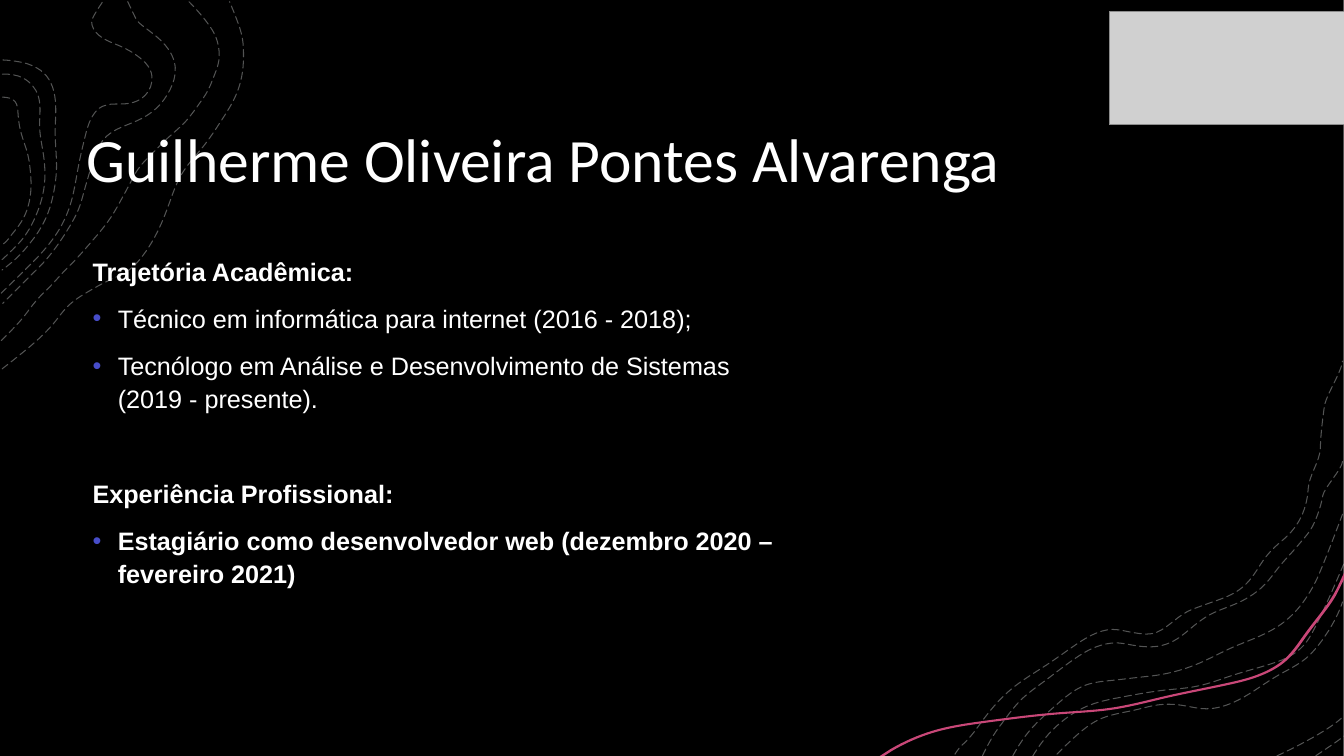
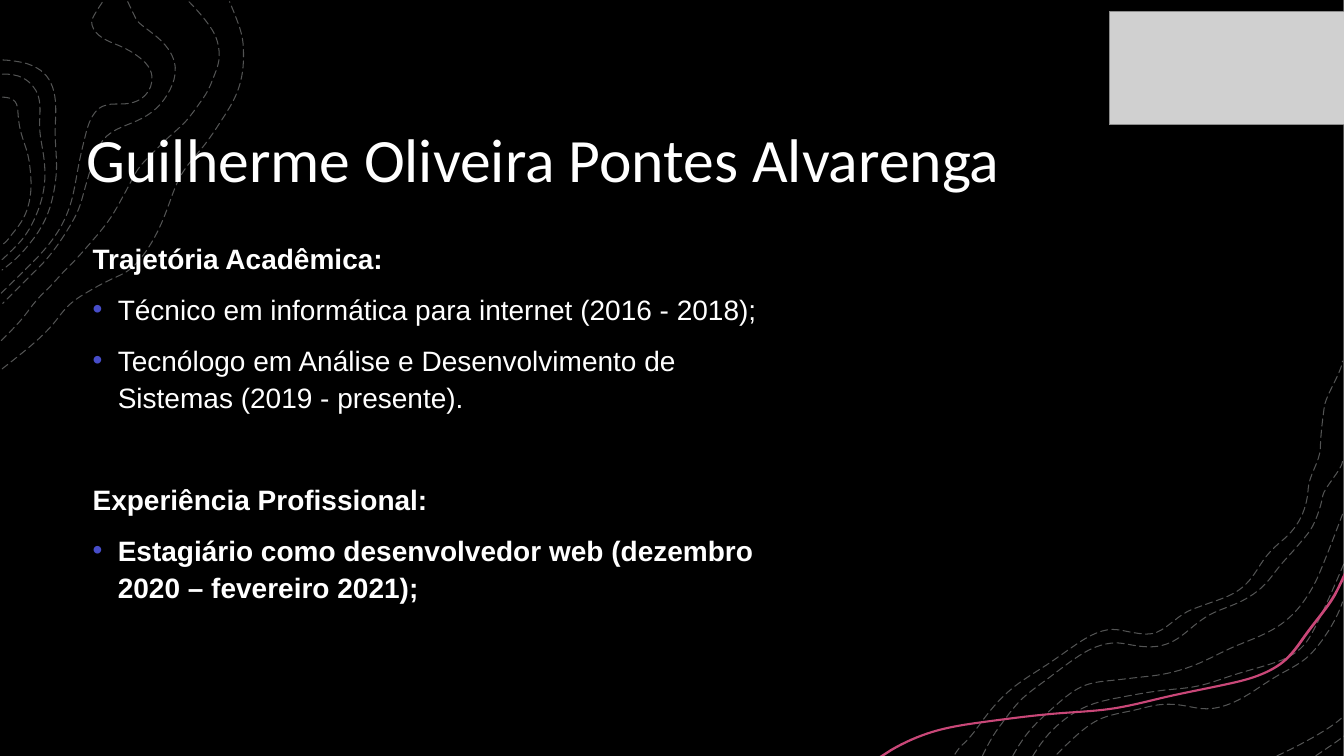
Before and after one commit to ud21/Trabalho-de-Gradua-o-Portif-lio, a slide deck: slide 2 of guilherme alvarenga_apresentação TG.pptx. Drawn at 1344x756 pixels with LibreOffice and Linux fonts; fonts in the diff are those of the drawing; grey boxes stand for pictures. Boxes give left, top, right and bottom in pixels: in the first picture for what was removed or moved away, otherwise in the second. Text is boxed around its words. In the diff, an @@ line names an element or a change of style, - is before the commit and + after.

Commit message:
slide

```diff
--- a/guilherme alvarenga_apresentação TG.pptx
+++ b/guilherme alvarenga_apresentação TG.pptx
@@ text at [93,248,756,515]: size 18 to 20 pt in "Trajetória Acadêmica:", "Técnico em informática para internet (2016 - ...", "Tecnólogo em Análise e Desenvolvimento de Sistemas ...", "Experiência Profissional:" @@
@@ text at [118,540,753,603]: text changed; size 18 to 20 pt @@
-• Estagiário como desenvolvedor web (dezembro 2020 – fevereiro 2021)
+• Estagiário como desenvolvedor web (dezembro 2020 – fevereiro 2021);
```
Also in this commit, not shown: 3 other slides changed.
